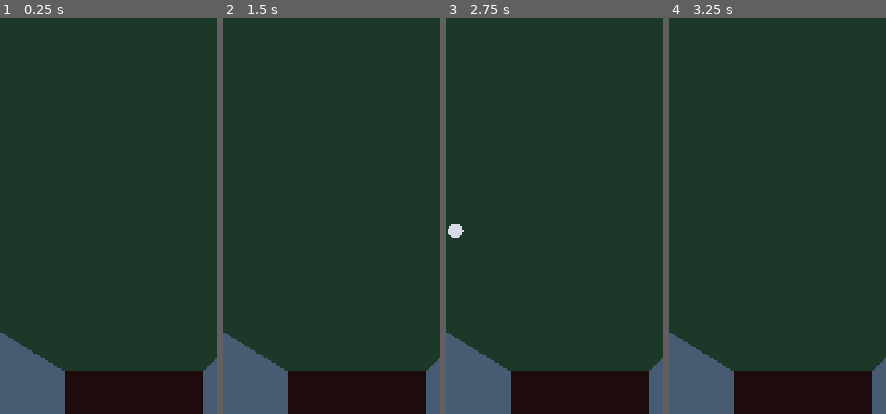
Above: before the commit, frames 1-4 (left to right).
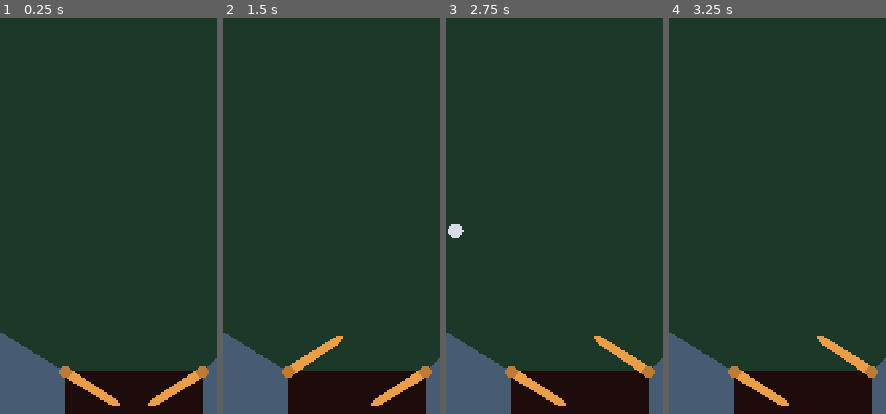
Above: after the commit, the same moments.

Repository: StephenForte/The-Squishy-Pinball-Machine
Game: Godot game, scene res://scenes/main.tscn
Same seed, same stepped clock (60 frames per second), same inputs: the game is played once before the commit and once after it.
Inputs:
- Up to frame 1 (0.25 s): no input
- Up to frame 2 (1.5 s): tap Enter at 0.5 s; hold D (flipper_right) 0.53-1.28 s; hold Space (launch_ball) 0.53-1.28 s; hold A (flipper_left) from 1.28 s (still down); tap Space (launch_ball) at 1.35 s
- Up to frame 3 (2.75 s): release A (flipper_left) at 2.03 s; hold D (flipper_right) from 2.03 s (still down); hold Space (launch_ball) from 2.03 s (still down)
- Up to frame 4 (3.25 s): keep holding D (flipper_right); tap R (restart) at 2.75 s; release Space (launch_ball) at 2.78 s; tap Space (launch_ball) at 2.85 s
The pictures show only the part of the screen within x 19-69%, y 43-93%; the shares and areas given below are measured in that part.

The runs differ from the first frame. In frame 1, 1.4% of the frame differs, in the area x 27-97%, y 87-98%; in frame 2, 1.4%, in the area x 27-97%, y 80-98%; in frame 3, 1.4%; in frame 4, 1.4%.

Commit message:
Add AnimatableBody2D flippers that transfer velocity on contact.
Hold A/Left or D/Right raises a flipper; release drops it. First working
geometry passes hit, hold/release, and tip tunneling checks.

Co-authored-by: Cursor <cursoragent@cursor.com>

Diff:
--- /dev/null
+++ b/scenes/flipper.tscn
@@ -0,0 +1,26 @@
+[gd_scene load_steps=4 format=3]
+
+[ext_resource type="Script" path="res://scripts/flipper.gd" id="1_flipper"]
+
+[sub_resource type="PhysicsMaterial" id="PhysicsMaterial_flipper"]
+friction = 0.18
+bounce = 0.22
+
+[sub_resource type="ConvexPolygonShape2D" id="ConvexPolygonShape2D_paddle"]
+points = PackedVector2Array(8, -8, 96, -6, 104, 0, 96, 6, 8, 8)
+
+[node name="Flipper" type="AnimatableBody2D"]
+sync_to_physics = true
+physics_material_override = SubResource("PhysicsMaterial_flipper")
+script = ExtResource("1_flipper")
+
+[node name="CollisionShape2D" type="CollisionShape2D" parent="."]
+shape = SubResource("ConvexPolygonShape2D_paddle")
+
+[node name="Visual" type="Polygon2D" parent="."]
+color = Color(0.92, 0.62, 0.28, 1)
+polygon = PackedVector2Array(8, -8, 96, -6, 104, 0, 96, 6, 8, 8)
+
+[node name="Hub" type="Polygon2D" parent="."]
+color = Color(0.75, 0.48, 0.2, 1)
+polygon = PackedVector2Array(10, 0, 8.66, 5, 5, 8.66, 0, 10, -5, 8.66, -8.66, 5, -10, 0, -8.66, -5, -5, -8.66, 0, -10, 5, -8.66, 8.66, -5)
--- a/scenes/table.tscn
+++ b/scenes/table.tscn
@@ -1,7 +1,8 @@
-[gd_scene load_steps=13 format=3]
+[gd_scene load_steps=14 format=3]
 
 [ext_resource type="Script" path="res://scripts/table.gd" id="1_table"]
 [ext_resource type="Script" path="res://scripts/launcher.gd" id="2_launcher"]
+[ext_resource type="PackedScene" path="res://scenes/flipper.tscn" id="3_flipper"]
 
 [sub_resource type="PhysicsMaterial" id="PhysicsMaterial_walls"]
 friction = 0.25
@@ -135,3 +136,11 @@
 [node name="CollisionShape2D" type="CollisionShape2D" parent="Launcher/LaneSensor"]
 position = Vector2(666, 1160)
 shape = SubResource("RectangleShape2D_lane")
+
+[node name="FlipperLeft" parent="." instance=ExtResource("3_flipper")]
+position = Vector2(250, 1120)
+
+[node name="FlipperRight" parent="." instance=ExtResource("3_flipper")]
+position = Vector2(470, 1120)
+action_name = &"flipper_right"
+facing = -1
--- /dev/null
+++ b/scripts/flipper.gd
@@ -0,0 +1,58 @@
+extends AnimatableBody2D
+
+## Left flipper (facing = 1) points +X; right flipper (facing = -1) points -X.
+## Rest is REST_DEG below horizontal, inward. Hold raises by SWING_DEG.
+@export var action_name: StringName = &"flipper_left"
+@export var facing: int = 1
+
+const REST_DEG := 32.0
+const SWING_DEG := 65.0
+const LENGTH := 100.0
+const HALF_WIDTH := 8.0
+const BALL_RADIUS := 12.0
+const UP_SPEED_DEG := 850.0
+const DOWN_SPEED_DEG := 540.0
+
+var rest_rad: float
+var up_rad: float
+var angle: float
+
+
+func _ready() -> void:
+	sync_to_physics = true
+	rest_rad = deg_to_rad(REST_DEG if facing > 0 else 180.0 - REST_DEG)
+	up_rad = rest_rad + float(facing) * deg_to_rad(-SWING_DEG)
+	angle = rest_rad
+	rotation = angle
+
+
+func _physics_process(delta: float) -> void:
+	var pressed := Input.is_action_pressed(action_name)
+	var target := up_rad if pressed else rest_rad
+	var speed_deg := UP_SPEED_DEG if pressed else DOWN_SPEED_DEG
+	angle = move_toward(angle, target, deg_to_rad(speed_deg) * delta)
+	rotation = angle
+
+
+func rest_direction() -> Vector2:
+	return Vector2.from_angle(rest_rad)
+
+
+func playfield_normal_at_rest() -> Vector2:
+	var dir := rest_direction()
+	return Vector2(float(facing) * dir.y, -float(facing) * dir.x)
+
+
+func rest_line_point(along: float) -> Vector2:
+	return global_position + rest_direction() * (LENGTH * along)
+
+
+func ball_rest_spot(along: float = 0.82) -> Vector2:
+	return rest_line_point(along) + playfield_normal_at_rest() * (HALF_WIDTH + BALL_RADIUS + 1.0)
+
+
+func is_below_rest_line(point: Vector2) -> bool:
+	var dir := rest_direction()
+	var to_point := point - global_position
+	var cross := dir.x * to_point.y - dir.y * to_point.x
+	return float(facing) * cross > 0.0
--- /dev/null
+++ b/tests/flipper_test.gd
@@ -0,0 +1,214 @@
+extends SceneTree
+
+const TABLE_SCENE := preload("res://scenes/table.tscn")
+const BALL_SCENE := preload("res://scenes/ball.tscn")
+const VIEWPORT := Rect2(0, 0, 720, 1280)
+const HIT_FRAMES := 30
+const WATCH_FRAMES := 300
+const HOLD_FRAMES := 60
+const ANGLE_TOL_DEG := 3.0
+const TIP_FLIPS := 20
+const TIP_GAP_FRAMES := 40
+const MIN_UP_VY := -600.0
+
+
+func _initialize() -> void:
+	_run.call_deferred()
+
+
+func _run() -> void:
+	var table: Node2D = TABLE_SCENE.instantiate()
+	root.add_child(table)
+	await process_frame
+	await physics_frame
+	table.set("_respawn_pending", true)
+	table.get_node("Drain").monitoring = false
+	_free_balls()
+	await process_frame
+
+	var hits := 0
+	if not await _test_hit(table, "FlipperLeft", "flipper_left"):
+		quit(1)
+		return
+	hits += 1
+	if not await _test_hit(table, "FlipperRight", "flipper_right"):
+		quit(1)
+		return
+	hits += 1
+
+	if not await _test_hold(table):
+		quit(1)
+		return
+
+	var tip := await _test_tip(table)
+	if tip.flips != TIP_FLIPS or tip.oob != 0:
+		print(
+			"TIP FAIL flips=%d oob=%d"
+			% [tip.flips, tip.oob]
+		)
+		quit(1)
+		return
+	print("TIP PASS flips=%d oob=0" % TIP_FLIPS)
+
+	print("FLIP PASS hits=%d hold=1 tip_flips=%d oob=0" % [hits, TIP_FLIPS])
+	quit(0)
+
+
+func _test_hit(table: Node2D, flipper_name: String, action: StringName) -> bool:
+	_release_flippers()
+	_free_balls()
+	await process_frame
+	await physics_frame
+
+	var flipper: Node2D = table.get_node(flipper_name)
+	var ball := await _spawn_frozen_ball(table, flipper.ball_rest_spot(0.86))
+	if ball == null:
+		print("HIT %s FAIL no_ball" % action)
+		return false
+
+	Input.action_press(action)
+	await physics_frame
+	ball.freeze = false
+	ball.sleeping = false
+	for _i in HIT_FRAMES:
+		await physics_frame
+
+	if not is_instance_valid(ball):
+		print("HIT %s FAIL freed vy=n/a" % action)
+		_release_flippers()
+		return false
+	var vy: float = ball.linear_velocity.y
+	if vy >= MIN_UP_VY:
+		print("HIT %s FAIL vy=%.1f" % [action, vy])
+		_release_flippers()
+		return false
+
+	for _w in WATCH_FRAMES:
+		await physics_frame
+		if not is_instance_valid(ball) or not VIEWPORT.has_point(ball.global_position):
+			var pos := Vector2.INF if not is_instance_valid(ball) else ball.global_position
+			print("HIT %s FAIL oob=%s vy=%.1f" % [action, pos, vy])
+			_release_flippers()
+			return false
+
+	print("HIT %s PASS vy=%.1f" % [action, vy])
+	_release_flippers()
+	for _settle in 20:
+		await physics_frame
+	return true
+
+
+func _test_hold(table: Node2D) -> bool:
+	_release_flippers()
+	for _clear in 20:
+		await physics_frame
+
+	var left: Node2D = table.get_node("FlipperLeft")
+	var right: Node2D = table.get_node("FlipperRight")
+	Input.action_press("flipper_left")
+	Input.action_press("flipper_right")
+	for _up in HOLD_FRAMES:
+		await physics_frame
+	if not _near_angle(left.rotation, left.up_rad) or not _near_angle(right.rotation, right.up_rad):
+		print(
+			"HOLD FAIL up L=%.2f R=%.2f"
+			% [rad_to_deg(left.rotation), rad_to_deg(right.rotation)]
+		)
+		_release_flippers()
+		return false
+
+	_release_flippers()
+	for _down in HOLD_FRAMES:
+		await physics_frame
+	if not _near_angle(left.rotation, left.rest_rad) or not _near_angle(right.rotation, right.rest_rad):
+		print(
+			"HOLD FAIL rest L=%.2f R=%.2f"
+			% [rad_to_deg(left.rotation), rad_to_deg(right.rotation)]
+		)
+		return false
+
+	print("HOLD PASS")
+	return true
+
+
+func _test_tip(table: Node2D) -> Dictionary:
+	_release_flippers()
+	_free_balls()
+	await process_frame
+	await physics_frame
+
+	var flipper: Node2D = table.get_node("FlipperLeft")
+	var ball := await _spawn_frozen_ball(table, flipper.ball_rest_spot(0.92))
+	var flips := 0
+	var oob := 0
+	if ball == null:
+		return {flips = 0, oob = 1}
+
+	for _i in TIP_FLIPS:
+		Input.action_press("flipper_left")
+		await physics_frame
+		if is_instance_valid(ball):
+			ball.freeze = false
+			ball.sleeping = false
+		var up_frames := 0
+		while up_frames < 18:
+			await physics_frame
+			up_frames += 1
+			if not _ball_ok(ball, flipper, true):
+				oob = 1
+				_release_flippers()
+				return {flips = flips, oob = oob}
+		flips += 1
+		Input.action_release("flipper_left")
+		for _gap in TIP_GAP_FRAMES:
+			await physics_frame
+			if not _ball_ok(ball, flipper, false):
+				oob = 1
+				return {flips = flips, oob = oob}
+
+	return {flips = flips, oob = oob}
+
+
+func _ball_ok(ball: Node, flipper: Node2D, flipper_up: bool) -> bool:
+	if not is_instance_valid(ball):
+		return false
+	if not VIEWPORT.has_point(ball.global_position):
+		return false
+	if flipper_up and flipper.is_below_rest_line(ball.global_position):
+		return false
+	return true
+
+
+func _spawn_frozen_ball(table: Node2D, pos: Vector2) -> RigidBody2D:
+	var ball := BALL_SCENE.instantiate() as RigidBody2D
+	ball.freeze = true
+	ball.position = pos
+	table.add_child(ball)
+	ball.linear_velocity = Vector2.ZERO
+	ball.angular_velocity = 0.0
+	PhysicsServer2D.body_set_state(
+		ball.get_rid(),
+		PhysicsServer2D.BODY_STATE_TRANSFORM,
+		Transform2D(0.0, pos)
+	)
+	await physics_frame
+	while is_instance_valid(ball) and not bool(ball.get("_ccd_ready")):
+		await physics_frame
+	return ball if is_instance_valid(ball) else null
+
+
+func _free_balls() -> void:
+	for node in get_nodes_in_group("ball"):
+		if is_instance_valid(node):
+			node.queue_free()
+
+
+func _release_flippers() -> void:
+	if Input.is_action_pressed("flipper_left"):
+		Input.action_release("flipper_left")
+	if Input.is_action_pressed("flipper_right"):
+		Input.action_release("flipper_right")
+
+
+func _near_angle(actual: float, expected: float) -> bool:
+	return absf(angle_difference(actual, expected)) <= deg_to_rad(ANGLE_TOL_DEG)
Not shown, added: scripts/flipper.gd.uid
Not shown, added: tests/flipper_test.gd.uid
